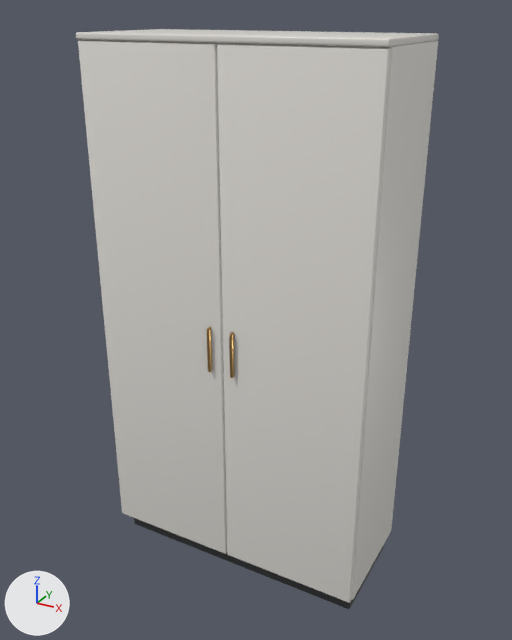
The glTF model apps/web/models/furniture/storage.glb as it was, and as the next commit left it.
The view is the same before and after, from a camera (50 mm lens) standing at (1.11, -1.99, 1.97) and looking at (0.01, 0.01, 0.97). Arrows for +X, +Y and +Z are at lower left; the lights stay in place. The older version comes first.

Script lines for the objects in view, before the commit:
```python
ob_body = bpy.data.objects.new('body', me_body)
ob_body.location = (0.0, 0.019, 0.98)
ob_cap = bpy.data.objects.new('cap', me_cap)
ob_cap.location = (0.0, 0.007, 1.89)
ob_door0 = bpy.data.objects.new('door0', me_door0)
ob_door0.location = (-0.25, -0.197, 0.98)
ob_door1 = bpy.data.objects.new('door1', me_door1)
ob_door1.location = (0.25, -0.197, 0.98)
ob_handle0 = bpy.data.objects.new('handle0', me_handle0)
ob_handle0.location = (-0.043, -0.216, 0.935)
ob_handle1 = bpy.data.objects.new('handle1', me_handle1)
ob_handle1.location = (0.043, -0.216, 0.935)
ob_plinth = bpy.data.objects.new('plinth', me_plinth)
ob_plinth.location = (0.0, 0.034, 0.04)
```
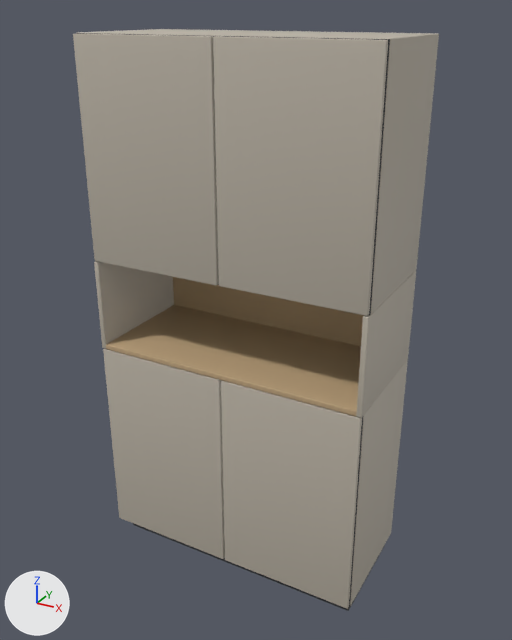
Changed parts and their boxes (x1, y1, x2, y2) in the pictures (512 x 640 px):
'door1', deleted
    before: (217, 44, 391, 603)
'door0', deleted
    before: (78, 40, 227, 554)
'door_up1', added
    after: (213, 36, 388, 316)
'door_up0', added
    after: (73, 34, 219, 285)
'door_low1', added
    after: (221, 380, 362, 609)
'body', deleted
    before: (89, 40, 438, 600)
'door_low0', added
    after: (103, 348, 225, 559)
'niche_floor', added (beige)
    after: (106, 305, 361, 416)
'body_up', added
    after: (77, 29, 439, 315)
'body_low', added
    after: (350, 359, 408, 606)
'niche_back', added (beige)
    after: (173, 277, 364, 346)
'niche_side1', added
    after: (356, 271, 416, 418)
'cap', deleted
    before: (76, 29, 439, 47)
'niche_side0', added
    after: (94, 261, 174, 349)
'plinth', moved
    before: (134, 518, 385, 609)
    after: (133, 523, 385, 611)
'door_up_bed', added
    after: (75, 33, 390, 315)
'door_low_bed', added
    after: (349, 417, 363, 607)
'handle0', deleted
    before: (207, 327, 212, 372)
'handle1', deleted
    before: (229, 332, 234, 378)

The change, as a list of edits to the scene's bpy script:
```text
Change mat_white:
    mat_white.base_color: (0.807, 0.784, 0.738) -> (0.509, 0.462, 0.386)  # white #e8e5df -> grey #bdb5a7
Remove ob_body:
    ob_body = bpy.data.objects.new('body', me_body)
Remove ob_cap:
    ob_cap = bpy.data.objects.new('cap', me_cap)
Remove ob_door0:
    ob_door0 = bpy.data.objects.new('door0', me_door0)
Remove ob_door1:
    ob_door1 = bpy.data.objects.new('door1', me_door1)
Remove ob_handle0:
    ob_handle0 = bpy.data.objects.new('handle0', me_handle0)
Remove ob_handle1:
    ob_handle1 = bpy.data.objects.new('handle1', me_handle1)
Change ob_plinth:
    ob_plinth.location: (0.0, 0.034, 0.04) -> (0.0, 0.03, 0.035)
Add ob_door_up1:
    ob_door_up1 = bpy.data.objects.new('door_up1', me_door_up1)  # 96 vertices, 188 faces; spans x -0.247..0.247, y -0.01..0.01, z -0.363..0.363; in mat_white (grey #bdb5a7)
    ob_door_up1.location = (0.25, -0.215, 1.534)
Add ob_door_up0:
    ob_door_up0 = bpy.data.objects.new('door_up0', me_door_up0)  # 96 vertices, 188 faces; spans x -0.247..0.247, y -0.01..0.01, z -0.363..0.363; in mat_white (grey #bdb5a7)
    ob_door_up0.location = (-0.25, -0.215, 1.534)
Add ob_door_up_bed:
    ob_door_up_bed = bpy.data.objects.new('door_up_bed', me_door_up_bed)  # 96 vertices, 188 faces; spans x -0.498..0.498, y -0.006..0.006, z -0.364..0.364; in mat_shadow (black #2b2b2c)
    ob_door_up_bed.location = (0.0, -0.207, 1.534)
Add ob_door_low1:
    ob_door_low1 = bpy.data.objects.new('door_low1', me_door_low1)  # 96 vertices, 188 faces; spans x -0.247..0.247, y -0.01..0.01, z -0.381..0.381; in mat_white (grey #bdb5a7)
    ob_door_low1.location = (0.25, -0.215, 0.454)
Add ob_door_low0:
    ob_door_low0 = bpy.data.objects.new('door_low0', me_door_low0)  # 96 vertices, 188 faces; spans x -0.247..0.247, y -0.01..0.01, z -0.381..0.381; in mat_white (grey #bdb5a7)
    ob_door_low0.location = (-0.25, -0.215, 0.454)
Add ob_door_low_bed:
    ob_door_low_bed = bpy.data.objects.new('door_low_bed', me_door_low_bed)  # 96 vertices, 188 faces; spans x -0.498..0.498, y -0.006..0.006, z -0.382..0.382; in mat_shadow (black #2b2b2c)
    ob_door_low_bed.location = (0.0, -0.207, 0.454)
Add ob_niche_floor:
    ob_niche_floor = bpy.data.objects.new('niche_floor', me_niche_floor)  # 96 vertices, 188 faces; spans x -0.482..0.482, y -0.215..0.215, z -0.01..0.01; in mat_niche (beige #bfa47e)
    ob_niche_floor.location = (0.0, -0.01, 0.847)
Add ob_niche_side1:
    ob_niche_side1 = bpy.data.objects.new('niche_side1', me_niche_side1)  # 96 vertices, 188 faces; spans x -0.009..0.009, y -0.225..0.225, z -0.165..0.165; in mat_white (grey #bdb5a7)
    ob_niche_side1.location = (0.491, 0.0, 1.003)
Add ob_niche_side0:
    ob_niche_side0 = bpy.data.objects.new('niche_side0', me_niche_side0)  # 96 vertices, 188 faces; spans x -0.009..0.009, y -0.225..0.225, z -0.165..0.165; in mat_white (grey #bdb5a7)
    ob_niche_side0.location = (-0.491, 0.0, 1.003)
Add ob_niche_back:
    ob_niche_back = bpy.data.objects.new('niche_back', me_niche_back)  # 96 vertices, 188 faces; spans x -0.482..0.482, y -0.01..0.01, z -0.165..0.165; in mat_niche (beige #bfa47e)
    ob_niche_back.location = (0.0, 0.215, 1.003)
Add ob_body_up:
    ob_body_up = bpy.data.objects.new('body_up', me_body_up)  # 96 vertices, 188 faces; spans x -0.5..0.5, y -0.215..0.215, z -0.366..0.366; in mat_white (grey #bdb5a7)
    ob_body_up.location = (0.0, 0.01, 1.534)
Add ob_body_low:
    ob_body_low = bpy.data.objects.new('body_low', me_body_low)  # 96 vertices, 188 faces; spans x -0.5..0.5, y -0.215..0.215, z -0.384..0.384; in mat_white (grey #bdb5a7)
    ob_body_low.location = (0.0, 0.01, 0.454)
```
